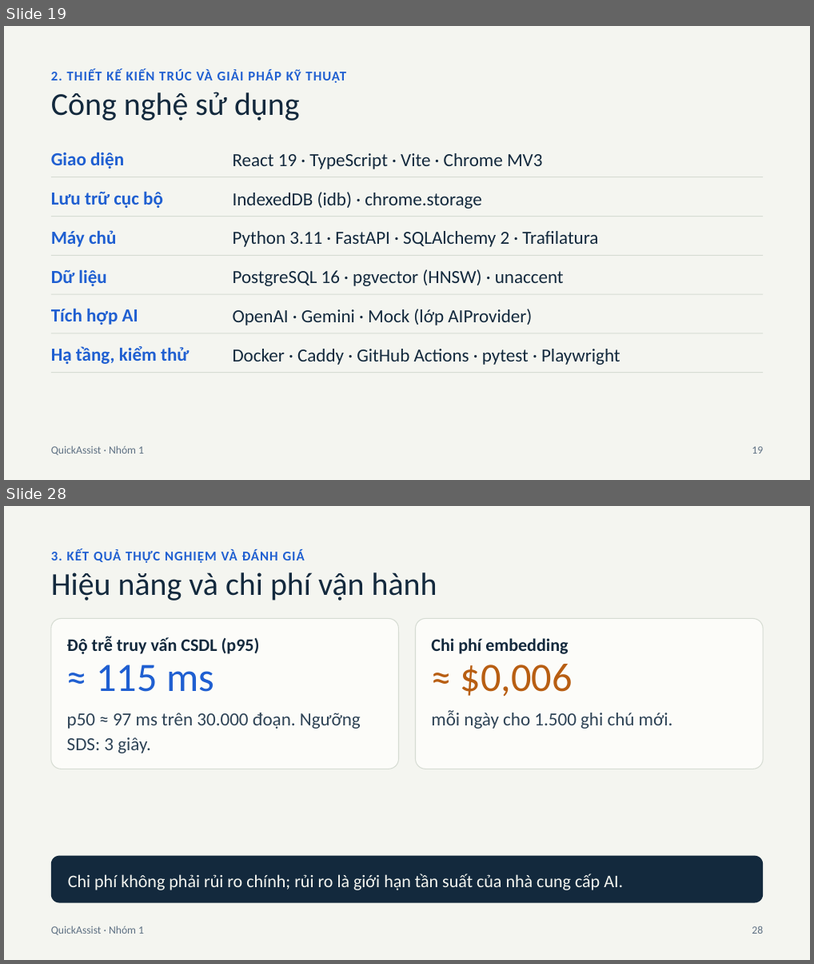
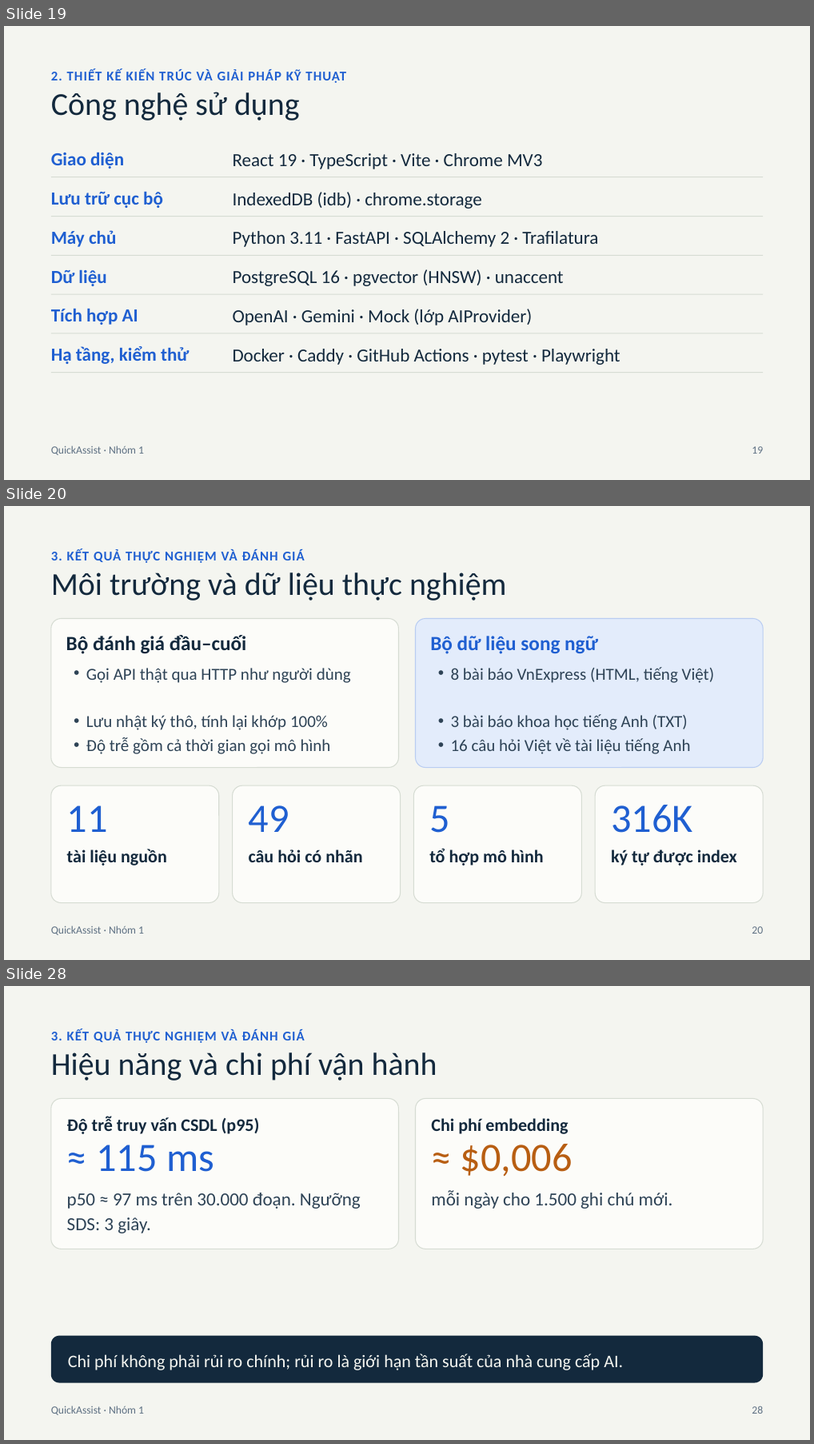
Before and after one commit to watashiwalds/quick-assist-ext, a slide deck: docs/specs/Presentation_Nhom01.pptx. Shown one above the other, each under a label of ours: slides 19 and 28 before the commit, slides 19, 20 and 28 after it; the slides between them are not shown. The pictures are 814x964 and 814x1444 pixels, drawn with LibreOffice and Linux fonts; fonts in the diff are those of the drawing. Boxes give left, top, right and bottom in pixels: in the first picture for what was removed or moved away, otherwise in the second. Text is boxed around its words. In the diff, an @@ line names an element or a change of style, - is before the commit and + after.

```diff
--- a/docs/specs/Presentation_Nhom01.pptx
+++ b/docs/specs/Presentation_Nhom01.pptx
@@ slide 20 added at bbox=[4, 506, 810, 960], background #F4F5F0 @@
@@ text added at bbox=[51, 550, 305, 563], 16 pt, text #1F5FD1, bold @@
+3. KẾT QUẢ THỰC NGHIỆM VÀ ĐÁNH GIÁ
@@ text added at bbox=[51, 572, 506, 600], 38 pt, text #13293D @@
+Môi trường và dữ liệu thực nghiệm
@@ rounded rectangle added at bbox=[51, 619, 399, 768], fill #FCFCF9, outline #D6DCD3 1 pt @@
@@ rounded rectangle added at bbox=[416, 619, 764, 768], fill #E3ECFB, outline #B9CDF2 1 pt @@
@@ text added at bbox=[66, 635, 247, 654], 24 pt, text #13293D, bold @@
+Bộ đánh giá đầu–cuối
@@ text added at bbox=[430, 636, 598, 654], 24 pt, text #1F5FD1, bold @@
+Bộ dữ liệu song ngữ
@@ text added at bbox=[86, 668, 351, 683], 20 pt, text #2E4356 @@
+• Gọi API thật qua HTTP như người dùng
@@ text added at bbox=[451, 667, 714, 683], 20 pt, text #2E4356 @@
+• 8 bài báo VnExpress (HTML, tiếng Việt)
@@ text added at bbox=[86, 715, 328, 730], 20 pt, text #2E4356 @@
+• Lưu nhật ký thô, tính lại khớp 100%
@@ text added at bbox=[451, 714, 688, 730], 20 pt, text #2E4356 @@
+• 3 bài báo khoa học tiếng Anh (TXT)
@@ text added at bbox=[86, 737, 331, 754], 20 pt, text #2E4356 @@
+• Độ trễ gồm cả thời gian gọi mô hình
@@ text added at bbox=[451, 738, 690, 754], 20 pt, text #2E4356 @@
+• 16 câu hỏi Việt về tài liệu tiếng Anh
@@ rounded rectangle added at bbox=[51, 785, 219, 903], fill #FCFCF9, outline #D6DCD3 1 pt @@
@@ rounded rectangle added at bbox=[233, 785, 401, 903], fill #FCFCF9, outline #D6DCD3 1 pt @@
@@ rounded rectangle added at bbox=[414, 785, 582, 903], fill #FCFCF9, outline #D6DCD3 1 pt @@
@@ rounded rectangle added at bbox=[596, 785, 764, 903], fill #FCFCF9, outline #D6DCD3 1 pt @@
@@ text added at bbox=[67, 805, 108, 832], 48 pt, text #1F5FD1 @@
+11
@@ text added at bbox=[249, 805, 290, 832], 48 pt, text #1F5FD1 @@
+49
@@ text added at bbox=[430, 805, 450, 832], 48 pt, text #1F5FD1 @@
+5
@@ text added at bbox=[611, 804, 694, 832], 48 pt, text #1F5FD1 @@
+316K
@@ text added at bbox=[67, 848, 167, 865], 21 pt, text #13293D, bold @@
+tài liệu nguồn
@@ text added at bbox=[249, 849, 362, 862], 21 pt, text #13293D, bold @@
+câu hỏi có nhãn
@@ text added at bbox=[430, 848, 544, 865], 21 pt, text #13293D, bold @@
+tổ hợp mô hình
@@ text added at bbox=[611, 849, 738, 865], 21 pt, text #13293D, bold @@
+ký tự được index
@@ text added at bbox=[51, 925, 144, 935], 13 pt, text #5F7184 @@
+QuickAssist · Nhóm 1
@@ text added at bbox=[752, 926, 763, 933], 13 pt, text #5F7184 @@
+20
```
Also in this commit, not shown: 5 slides changed, 5 other slides added, 6 slides removed, 4 other files.
